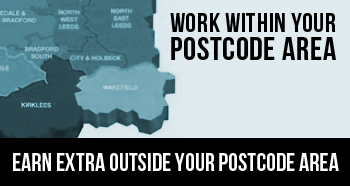
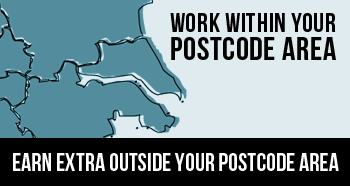
Revision of a layered 350x186 image; what changed, layer by layer:
added layer "postcodes" (1st of 2, in "Group 2" › "Group 5") in group "Group 5" over (0, 0, 187, 138)
hid "map_west_yorks_2011" over (0, 0, 182, 138)
